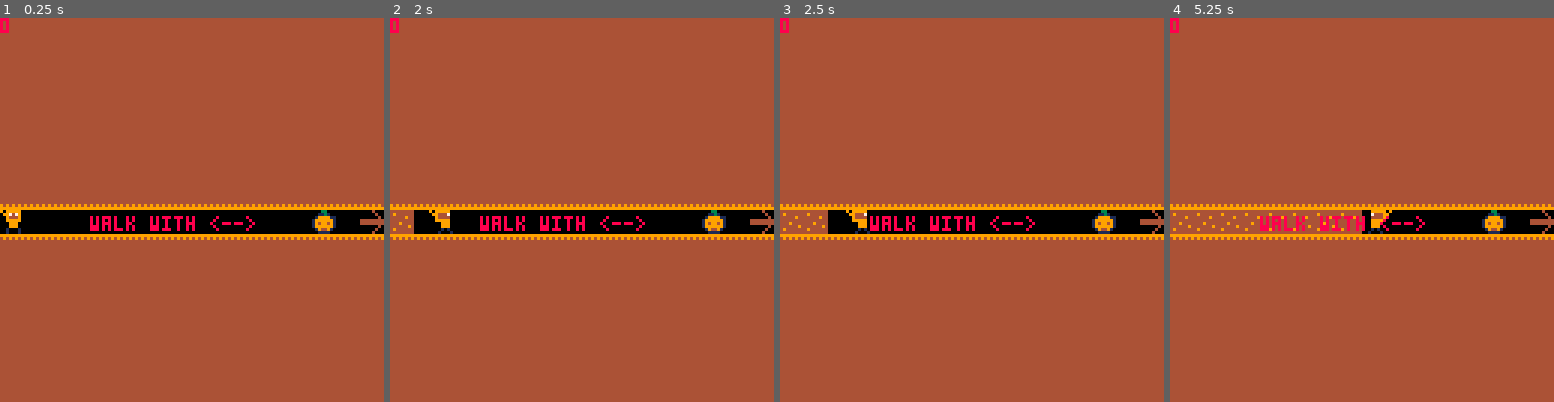
Above: before the commit, frames 1-4 (left to right).
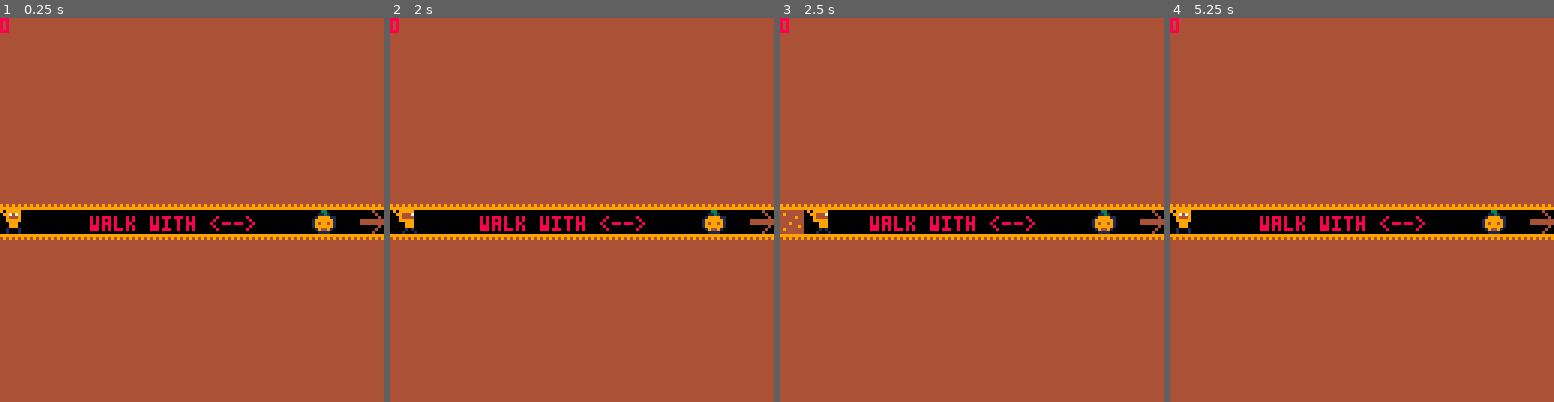
Above: after the commit, the same moments.

Repository: Loremus299/Cozy-Fall-Jam-2026
Game: PICO-8 cartridge i.p8
Two runs of this game, one before a commit and one after it. Both use one fixed random seed, a clock stepped at 60 frames per second and the inputs below.
Inputs:
- Up to frame 1 (0.25 s): no input
- Up to frame 2 (2 s): tap X (X key) at 0.33, 1.07, 1.85 s; tap O (Z key) at 0.7, 1.7 s; hold Right from 1.6 s (still down)
- Up to frame 3 (2.5 s): release Right at 2.1 s; tap O (Z key) at 2.1 s; hold Up 2.15-2.42 s; hold Right from 2.47 s (still down)
- Up to frame 4 (5.25 s): tap O (Z key) every 0.4 s from 2.5 to 4.9 s; tap X (X key) at 2.97, 4.08, 5.2 s; release Right at 3.03 s; hold Left 3.08-3.58 s; hold Down 3.63-3.97 s; hold Right 4.02-4.68 s; hold Up 4.73-5.03 s; hold Left from 5.08 s (still down)

Frame 1 is identical in both runs. In frame 2, 0.5% of the frame differs, in the area x 0-17%, y 50-57%; in frame 3, 0.5%; in frame 4, 2.8%, in the area x 0-58%, y 50-57%.

Commit message:
all the stuff works

Diff:
--- a/i.p8
+++ b/i.p8
@@ -121,7 +121,7 @@
 			sd = {
   			mapX = 1,
   			mapY = 0,
-				next = "last"
+				next = "l3"
 			}
 
 			plr = {
@@ -175,6 +175,66 @@
 			print("jump", 56, 72, 8)
 		end,
 	},
+	l3 = {
+		init = function()
+			sd = {
+  			mapX = 2,
+  			mapY = 0,
+				next = "last"
+			}
+
+			plr = {
+				spr = 17,
+				grounded = false,
+
+				old = {
+					x = 80, y = 0
+				},
+
+				x = 80, y = 0,
+				w = 1, h = 1,
+				dx = 0, dy = 0,
+				ax = 0.5, ay = 4,
+				mdx = 2.5, mdy = 4,
+				fx = false, fy = false,
+
+				animState = "idle",
+				animIndex = 1,
+
+				anims = {
+					idle = {
+						sprs = { 17, 17, 17, 17, 17, 17, 17, 17, 17, 17, 17, 17,
+										 18, 18, 18, 18, 18, 18, 18, 18, 18, 18, 18, 18,  }
+					},
+					walk = {
+						sprs = { 19, 19, 19, 19, 19, 19,
+										 20, 20, 20, 20, 20, 20 }
+					},
+					jumpUp = {
+						sprs = { 21 }
+					},
+					jumpDown = {
+						sprs = { 22 }
+					}
+				}
+			}
+
+			glb = {
+				gr = 0.5,
+				fr = 0.75
+			}
+			delTrail()
+ 		end,
+		update = function()
+			playerUpdate()
+		end,
+
+		draw = function()
+			levelDraw()
+			print("jump", 56, 72, 8)
+		end,
+	},
+
 
 	last = {
 		init = function() end,
@@ -275,8 +335,12 @@
 				elseif fget(mget(tw,ty),2) then mset(tw,ty,0)
 				elseif fget(mget(tx,th),2) then mset(tx,th,0)
 				elseif fget(mget(tw,th),2) then mset(tw,th,0)
-  		end
-					end
+  			end
+			end
+
+			onDown(5, function()
+				sceneManager[sceneManager.cur].init()
+			end)
 
 			if collide(plr, sd, 5) then
 				sceneManager.cur = sd.next
@@ -284,9 +348,10 @@
 			end
 
 			if collide(plr, sd, 4) then
+				sceneManager.score -= 1
 				sceneManager[sceneManager.cur].init()
 			end
-	end
+end
 
 function levelDraw()
 			cls(0)
@@ -340,22 +405,22 @@
 00000000000000000000000000000000000000000000000000000000000000000000000000000000000000000000000000000000000000000000000000000000
 00000000000000000000000000000000000000000000000000000000000000000000000000000000000000000000000000000000000000000000000000000000
 00000000000000000000000000000000000000000000000000000000000000000000000000000000000000000000000000000000000000000000000000000000
-99999999999999999999999900000000000000000000000000000000000000000000000000000000000000000000000000000000000000000000000000000000
-99494949494949494949494900000000000000000000000000000000000000000000000000000000000000000000000000000000000000000000000000000000
-94444444444444444444449900000000000000000000000000000000000000000000000000000000000000000000000000000000000000000000000000000000
-99444444444444444444444900000000000000000000000000000000000000000000000000000000000000000000000000000000000000000000000000000000
-94444444444444444444449900000000000000000000000000000000000000000000000000000000000000000000000000000000000000000000000000000000
-99444444444444444444444900000000000000000000000000000000000000000000000000000000000000000000000000000000000000000000000000000000
-94444444444444444444449900000000000000000000000000000000000000000000000000000000000000000000000000000000000000000000000000000000
-99444444444444444444444900000000000000000000000000000000000000000000000000000000000000000000000000000000000000000000000000000000
-94444444444444444444449900000000000000000000000000000000000000000000000000000000000000000000000000000000000000000000000000000000
-99444444444444444444444900000000000000000000000000000000000000000000000000000000000000000000000000000000000000000000000000000000
-94444444444444444444449900000000000000000000000000000000000000000000000000000000000000000000000000000000000000000000000000000000
-99444444444444444444444900000000000000000000000000000000000000000000000000000000000000000000000000000000000000000000000000000000
-94444444444444444444449900000000000000000000000000000000000000000000000000000000000000000000000000000000000000000000000000000000
-99444444444444444444444900000000000000000000000000000000000000000000000000000000000000000000000000000000000000000000000000000000
-94444444444444444444449900000000000000000000000000000000000000000000000000000000000000000000000000000000000000000000000000000000
-99444444444444444444444900000000000000000000000000000000000000000000000000000000000000000000000000000000000000000000000000000000
+99999999999999999999999999999999000000000000000000000000000000000000000000000000000000000000000000000000000000000000000000000000
+99494949494949494949494999494949000000000000000000000000000000000000000000000000000000000000000000000000000000000000000000000000
+94444444444444444444449994444499000000000000000000000000000000000000000000000000000000000000000000000000000000000000000000000000
+99444444444444444444444999444449000000000000000000000000000000000000000000000000000000000000000000000000000000000000000000000000
+94444444444444444444449994444499000000000000000000000000000000000000000000000000000000000000000000000000000000000000000000000000
+99444444444444444444444999444449000000000000000000000000000000000000000000000000000000000000000000000000000000000000000000000000
+94444444444444444444449994444499000000000000000000000000000000000000000000000000000000000000000000000000000000000000000000000000
+99444444444444444444444999444449000000000000000000000000000000000000000000000000000000000000000000000000000000000000000000000000
+94444444444444444444449994444499000000000000000000000000000000000000000000000000000000000000000000000000000000000000000000000000
+99444444444444444444444999444449000000000000000000000000000000000000000000000000000000000000000000000000000000000000000000000000
+94444444444444444444449994444499000000000000000000000000000000000000000000000000000000000000000000000000000000000000000000000000
+99444444444444444444444999444449000000000000000000000000000000000000000000000000000000000000000000000000000000000000000000000000
+94444444444444444444449994444499000000000000000000000000000000000000000000000000000000000000000000000000000000000000000000000000
+99444444444444444444444999444449000000000000000000000000000000000000000000000000000000000000000000000000000000000000000000000000
+94444444444444444444449994444499000000000000000000000000000000000000000000000000000000000000000000000000000000000000000000000000
+99444444444444444444444999444449000000000000000000000000000000000000000000000000000000000000000000000000000000000000000000000000
 94444444444444444444449900000000000000000000000000000000000000000000000000000000000000000000000000000000000000000000000000000000
 99444444444444444444444900000000000000000000000000000000000000000000000000000000000000000000000000000000000000000000000000000000
 94444444444444444444449900000000000000000000000000000000000000000000000000000000000000000000000000000000000000000000000000000000
@@ -495,24 +560,24 @@
 
 
 __gff__
-0004101010100320200000000000000000000000000000202000000000000000000000000000000000000000000000000000000000000000000000000000000003030300000000000000000000000000010101000000000000000000000000000303030000000000000000000000000000000000000000000000000000000000
+0004101010100320200000000000000000000000000000202000000000000000000000000000000000000000000000000000000000000000000000000000000003030303000000000000000000000000010101010000000000000000000000000303030000000000000000000000000000000000000000000000000000000000
 0000000000000000000000000000000000000000000000000000000000000000000000000000000000000000000000000000000000000000000000000000000000000000000000000000000000000000000000000000000000000000000000000000000000000000000000000000000000000000000000000000000000000000
 __map__
-5151515151515151515151515151515151515151515151515151515151515151000000000000000000000000000000000000000000000000000000000000000000000000000000000000000000000000000000000000000000000000000000000000000000000000000000000000000000000000000000000000000000000000
-5151515151515151515151515151515151515151515151515151515151515151000000000000000000000000000000000000000000000000000000000000000000000000000000000000000000000000000000000000000000000000000000000000000000000000000000000000000000000000000000000000000000000000
-5151515151515151515151515151515151515151515151515151515151515151000000000000000000000000000000000000000000000000000000000000000000000000000000000000000000000000000000000000000000000000000000000000000000000000000000000000000000000000000000000000000000000000
-5151515151515151515151515151515151515151515151515151515151515151000000000000000000000000000000000000000000000000000000000000000000000000000000000000000000000000000000000000000000000000000000000000000000000000000000000000000000000000000000000000000000000000
-5151515151515151515151515151515151515151515151515151515151515151000000000000000000000000000000000000000000000000000000000000000000000000000000000000000000000000000000000000000000000000000000000000000000000000000000000000000000000000000000000000000000000000
-5151515151515151515151515151515151515151616161616161616161616151000000000000000000000000000000000000000000000000000000000000000000000000000000000000000000000000000000000000000000000000000000000000000000000000000000000000000000000000000000000000000000000000
-5151515151515151515151515151515151515152000000000000000000000550000000000000000000000000000000000000000000000000000000000000000000000000000000000000000000000000000000000000000000000000000000000000000000000000000000000000000000000000000000000000000000000000
-6161616161616161616161616161616161616162000000000000000000000550000000000000000000000000000000000000000000000000000000000000000000000000000000000000000000000000000000000000000000000000000000000000000000000000000000000000000000000000000000000000000000000000
-0000000000000000000000000001000700000000000000000000000000000550000000000000000000000000000000000000000000000000000000000000000000000000000000000000000000000000000000000000000000000000000000000000000000000000000000000000000000000000000000000000000000000000
-4141414141414141414141414141414141414141414142000040414200404151000000000000000000000000000000000000000000000000000000000000000000000000000000000000000000000000000000000000000000000000000000000000000000000000000000000000000000000000000000000000000000000000
-5151515151515151515151515151515151515151515152000050515200505151000000000000000000000000000000000000000000000000000000000000000000000000000000000000000000000000000000000000000000000000000000000000000000000000000000000000000000000000000000000000000000000000
-5151515151515151515151515151515151515151515152000050515200505151000000000000000000000000000000000000000000000000000000000000000000000000000000000000000000000000000000000000000000000000000000000000000000000000000000000000000000000000000000000000000000000000
-5151515151515151515151515151515151515151515152000050515200505151000000000000000000000000000000000000000000000000000000000000000000000000000000000000000000000000000000000000000000000000000000000000000000000000000000000000000000000000000000000000000000000000
-5151515151515151515151515151515151515151515152000050515200505151000000000000000000000000000000000000000000000000000000000000000000000000000000000000000000000000000000000000000000000000000000000000000000000000000000000000000000000000000000000000000000000000
-5151515151515151515151515151515151515151515152000050515200505151000000000000000000000000000000000000000000000000000000000000000000000000000000000000000000000000000000000000000000000000000000000000000000000000000000000000000000000000000000000000000000000000
-5151515151515151515151515151515151515151515152020250515201505151000000000000000000000000000000000000000000000000000000000000000000000000000000000000000000000000000000000000000000000000000000000000000000000000000000000000000000000000000000000000000000000000
-
-
+5151515151515151515151515151515151515151515151515151515151515151516161616161616161620060616161510000000000000000000000000000000000000000000000000000000000000000000000000000000000000000000000000000000000000000000000000000000000000000000000000000000000000000
+5151515151515151515151515151515151515151515151515151515151515151520100000001000000010000000000500000000000000000000000000000000000000000000000000000000000000000000000000000000000000000000000000000000000000000000000000000000000000000000000000000000000000000
+5151515151515151515151515151515151515151515151515151515151515151520000000000000000000000000000500000000000000000000000000000000000000000000000000000000000000000000000000000000000000000000000000000000000000000000000000000000000000000000000000000000000000000
+5151515151515151515151515151515151515151515151515151515151515151520000000000000000000000000000500000000000000000000000000000000000000000000000000000000000000000000000000000000000000000000000000000000000000000000000000000000000000000000000000000000000000000
+5151515151515151515151515151515151515151515151515151515151515151520000000000000000000000000000500000000000000000000000000000000000000000000000000000000000000000000000000000000000000000000000000000000000000000000000000000000000000000000000000000000000000000
+5151515151515151515151515151515151515151616161616161616161616151520000000000000000000000000000500000000000000000000000000000000000000000000000000000000000000000000000000000000000000000000000000000000000000000000000000000000000000000000000000000000000000000
+5151515151515151515151515151515151515152000000000000000000000550520000000000000000000000000000500000000000000000000000000000000000000000000000000000000000000000000000000000000000000000000000000000000000000000000000000000000000000000000000000000000000000000
+6161616161616161616161616161616161616162000000000000000000000550520000000000000000000000000000500000000000000000000000000000000000000000000000000000000000000000000000000000000000000000000000000000000000000000000000000000000000000000000000000000000000000000
+0000000000000000000000000001000700000000000000000001000000010550520000000000000000000000000000500000000000000000000000000000000000000000000000000000000000000000000000000000000000000000000000000000000000000000000000000000000000000000000000000000000000000000
+4141414141414141414141414141414141414141414142000043000000404151520000000000000000000000000000500000000000000000000000000000000000000000000000000000000000000000000000000000000000000000000000000000000000000000000000000000000000000000000000000000000000000000
+5151515151515151515151515151515151515151515152000053000000505151520000000000000000000000000000500000000000000000000000000000000000000000000000000000000000000000000000000000000000000000000000000000000000000000000000000000000000000000000000000000000000000000
+5151515151515151515151515151515151515151515152000053000000505151520000000000000000000000000000500000000000000000000000000000000000000000000000000000000000000000000000000000000000000000000000000000000000000000000000000000000000000000000000000000000000000000
+5151515151515151515151515151515151515151515152000053000000505151520000000000000000000000000000500000000000000000000000000000000000000000000000000000000000000000000000000000000000000000000000000000000000000000000000000000000000000000000000000000000000000000
+5151515151515151515151515151515151515151515152000053000000505151520000000000000000000000000000500000000000000000000000000000000000000000000000000000000000000000000000000000000000000000000000000000000000000000000000000000000000000000000000000000000000000000
+5151515151515151515151515151515151515151515152000053000000505151520000000000000000000000000000500000000000000000000000000000000000000000000000000000000000000000000000000000000000000000000000000000000000000000000000000000000000000000000000000000000000000000
+5151515151515151515151515151515151515151515152020253170202505151514141174141414141414141414141510000000000000000000000000000000000000000000000000000000000000000000000000000000000000000000000000000000000000000000000000000000000000000000000000000000000000000
+
+
